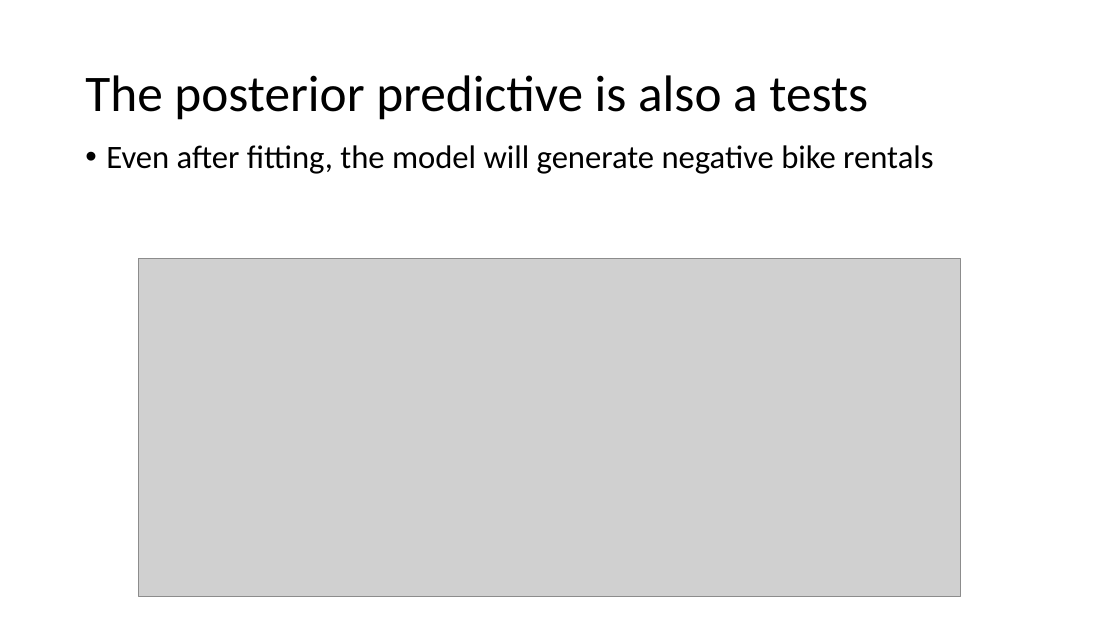
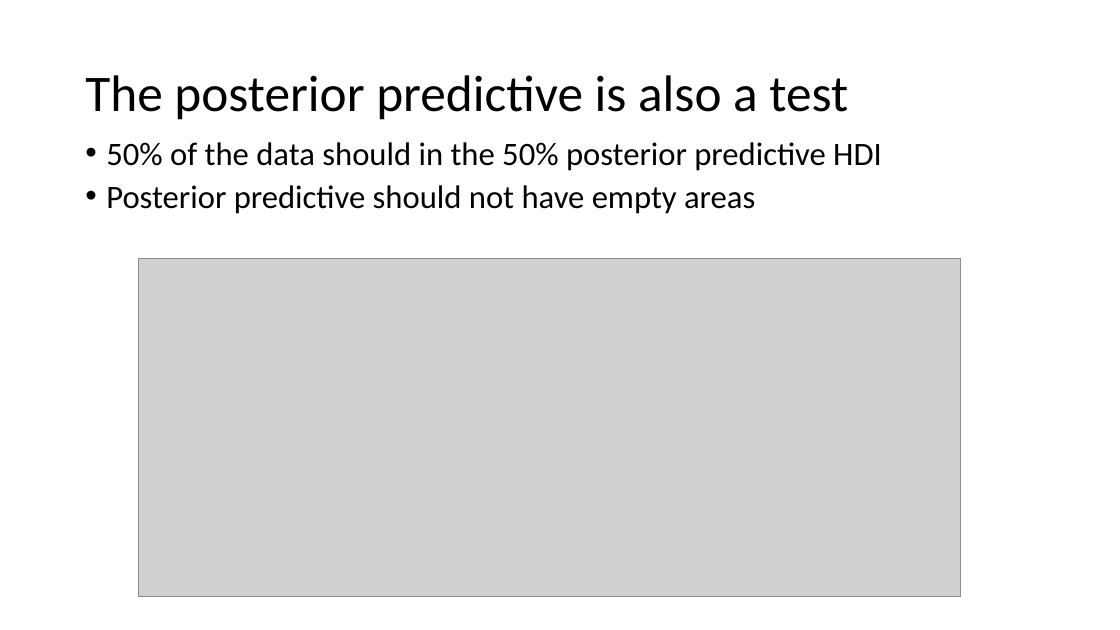
Before and after one commit to opherdonchin/StatisticalComputationAndAnalysis, a slide deck: slide 22 of Lectures/Lecture 6 Linear models.pptx. Drawn at 1120x630 pixels with LibreOffice and Linux fonts; fonts in the diff are those of the drawing; grey boxes stand for pictures. Boxes give left, top, right and bottom in pixels: in the first picture for what was removed or moved away, otherwise in the second. Text is boxed around its words. In the diff, an @@ line names an element or a change of style, - is before the commit and + after.

```diff
--- a/Lectures/Lecture 6 Linear models.pptx
+++ b/Lectures/Lecture 6 Linear models.pptx
@@ title at [85, 75, 848, 120]: text changed @@
-The posterior predictive is also a tests
+The posterior predictive is also a test
@@ text at [106, 142, 882, 214]: text changed @@
-• Even after fitting, the model will generate negative bike rentals
+• 50% of the data should in the 50% posterior predictive HDI
+• Posterior predictive should not have empty areas
```
Also in this commit, not shown: 2 other slides changed, 17 slides added, 4 other files.
